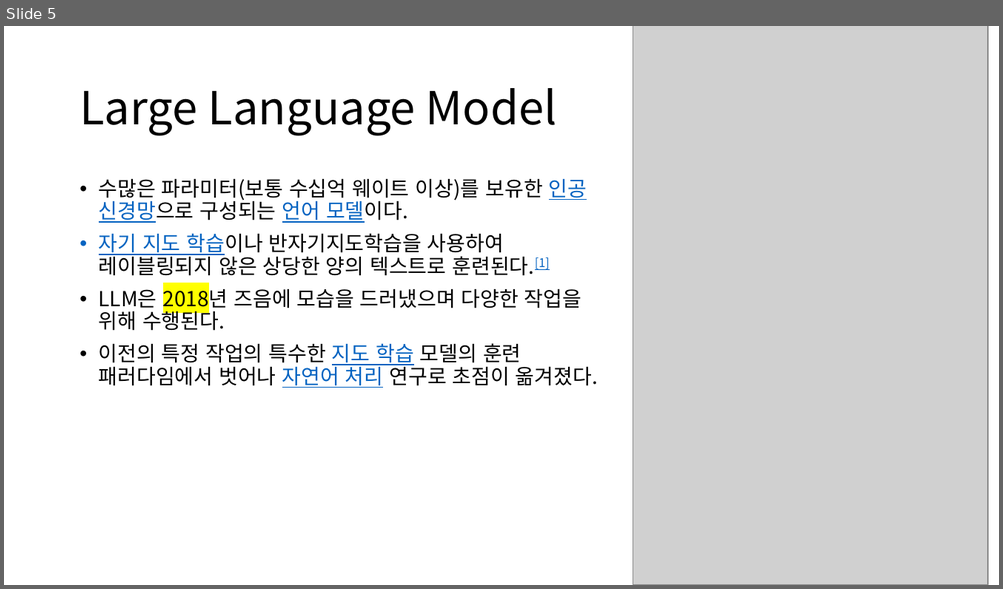
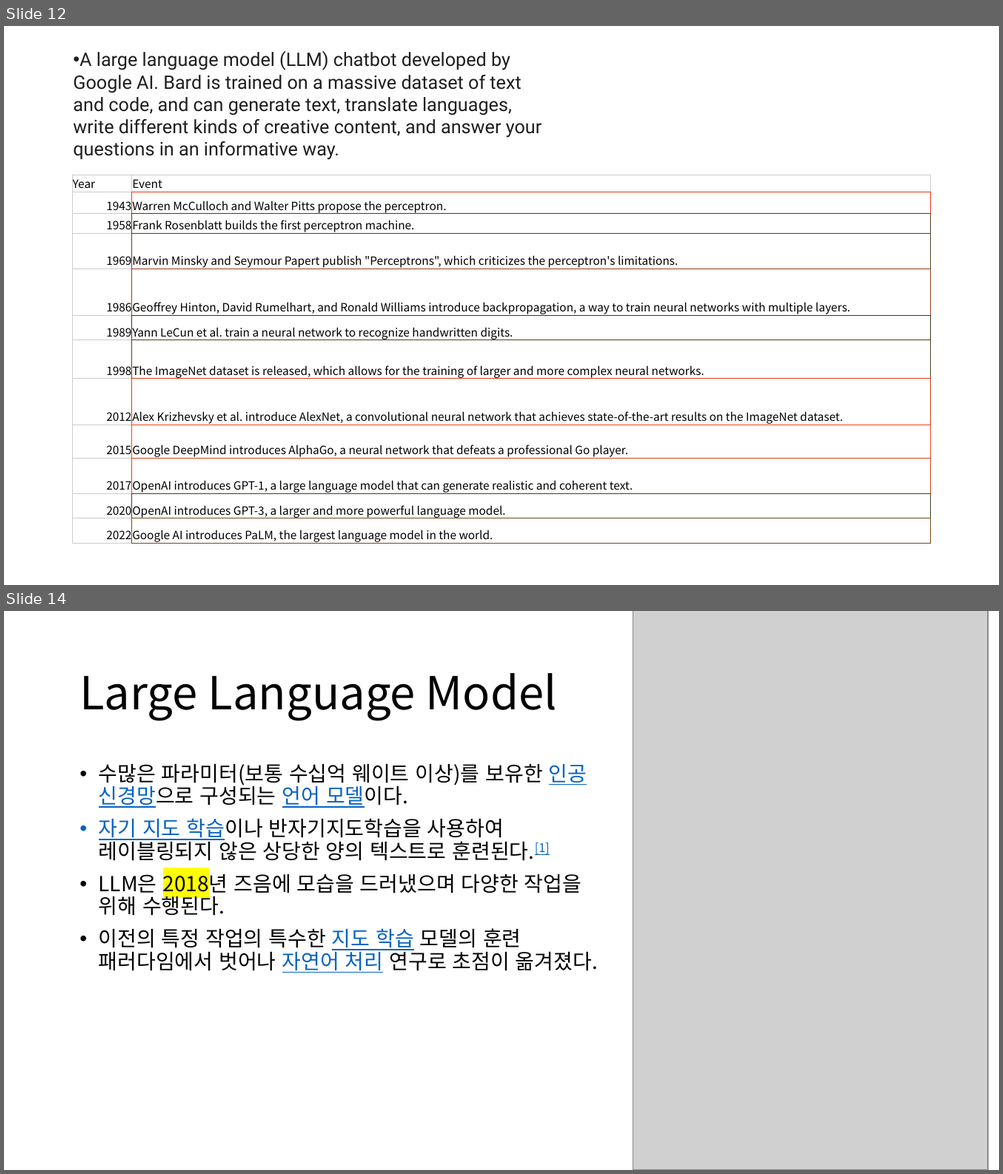
Before and after one commit to MigoJJ/AI_2023.07, a slide deck: AI_05_LLM large language mosels.pptx. Shown one above the other, each under a label of ours: slide 5 before the commit, slides 12 and 14 after it; the slides between them are not shown. The pictures are 1003x589 and 1003x1174 pixels, drawn with LibreOffice and Linux fonts; fonts in the diff are those of the drawing; grey boxes stand for pictures. Boxes give left, top, right and bottom in pixels: in the first picture for what was removed or moved away, otherwise in the second. Text is boxed around its words. In the diff, an @@ line names an element or a change of style, - is before the commit and + after.

```diff
--- a/AI_05_LLM large language mosels.pptx
+++ b/AI_05_LLM large language mosels.pptx
@@ slide 12 added at bbox=[4, 26, 999, 585], background #FFFFFF @@
@@ text added at bbox=[73, 51, 542, 160], 18 pt, text #1F1F1F @@
+• A large language model (LLM) chatbot developed by Google AI. Bard is trained on a massive dataset of text and code, and can generate text, translate languages, write different kinds of creative content, and answer your questions in an informative way.
@@ table added at bbox=[73, 175, 930, 545], 12 rows, 2 columns @@
+Year | Event
+1943 | Warren McCulloch and Walter Pitts propose the perceptron.
+1958 | Frank Rosenblatt builds the first perceptron machine.
+1969 | Marvin Minsky and Seymour Papert publish "Perceptrons", which criticizes the perceptron's limitations.
+1986 | Geoffrey Hinton, David Rumelhart, and Ronald Williams introduce backpropagation, a way to train neural networks with multiple layers.
+1989 | Yann LeCun et al. train a neural network to recognize handwritten digits.
+1998 | The ImageNet dataset is released, which allows for the training of larger and more complex neural networks.
+2012 | Alex Krizhevsky et al. introduce AlexNet, a convolutional neural network that achieves state-of-the-art results on the ImageNet dataset.
+2015 | Google DeepMind introduces AlphaGo, a neural network that defeats a professional Go player.
+2017 | OpenAI introduces GPT-1, a large language model that can generate realistic and coherent text.
+2020 | OpenAI introduces GPT-3, a larger and more powerful language model.
+2022 | Google AI introduces PaLM, the largest language model in the world.
@@ what was slide 5 is now slide 14 @@
```
Also in this commit, not shown: 2 slides changed, 10 other slides added, 7 other files.
